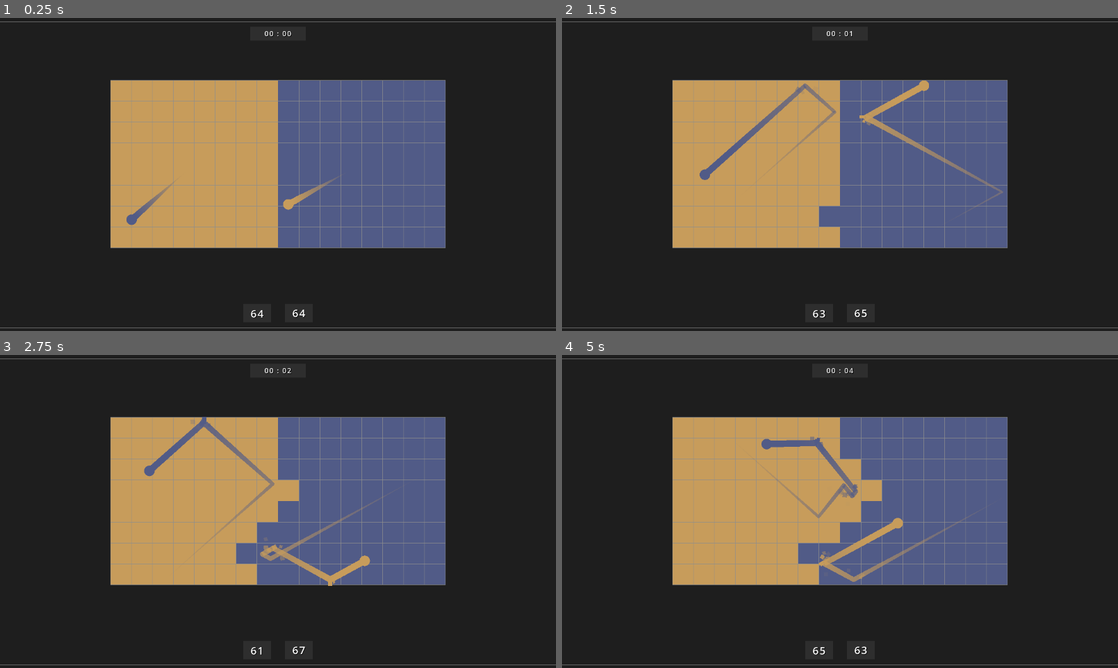
Above: before the commit, frames 1-4 (two rows, left to right).
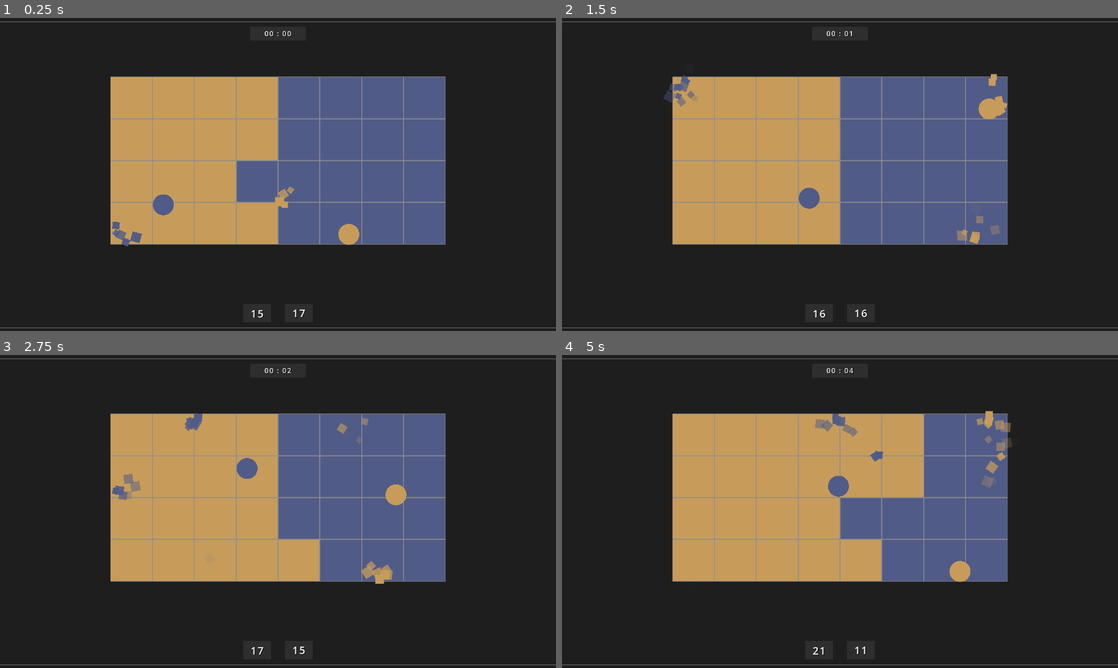
Above: after the commit, the same moments.

Repository: LiteFeather1/night-day-pong
Game: Godot game, scene res://scenes/main.tscn
Same seed, same stepped clock (60 frames per second), same inputs: the game is played once before the commit and once after it.
Inputs:
- Up to frame 1 (0.25 s): no input
- Up to frame 2 (1.5 s): no input
- Up to frame 3 (2.75 s): no input
- Up to frame 4 (5 s): no input

The runs differ from the first frame. In frame 1, 5.8% of the frame differs, in the area x 19-81%, y 18-96%; in frame 2, 6.3%; in frame 3, 7.6%; in frame 4, 10%, in the area x 19-81%, y 17-96%.

Commit message:
custom drawing balls

Diff:
--- a/scenes/ball.gd
+++ b/scenes/ball.gd
@@ -2,11 +2,11 @@
 extends CharacterBody2D
 
 
-signal on_hit(hit_point: Vector2, normal: Vector2, colour: Color)
+signal on_hit(hit_point: Vector2, normal: Vector2, id: int)
 
-@export var sprite_2d: Sprite2D
 @export var trail: Trail
 
+var id: int = -1
 
 func _process(delta: float) -> void:
 	var collision_info = move_and_collide(velocity * delta)
@@ -17,7 +17,7 @@
 	var normal = collision_info.get_normal()
 	velocity = velocity.bounce(normal)
 
-	on_hit.emit(collision_info.get_position(), normal, sprite_2d.modulate)
+	on_hit.emit(collision_info.get_position(), normal, id)
 
 	var block = collision_info.get_collider() as Block
 	if block:
@@ -30,14 +30,13 @@
 	trail.width *= scal
 
 
-func set_id(id: int, c: Color) -> void:
-	var layer: int = id + 1
+func set_id(i: int) -> void:
+	id = i
+	var layer = i + 1
 	set_collision_layer_value(layer, true)
 
 	set_collision_mask_value(layer, true)
-	set_collision_mask_value(4 - id, true)
-
-	sprite_2d.modulate = c
+	set_collision_mask_value(4 - i, true)
 
 
 func launch(force: Vector2) -> void:
--- a/scenes/ball.tscn
+++ b/scenes/ball.tscn
@@ -1,27 +1,22 @@
-[gd_scene load_steps=5 format=3 uid="uid://cocaj0cr7d1f6"]
+[gd_scene load_steps=4 format=3 uid="uid://cocaj0cr7d1f6"]
 
 [ext_resource type="Script" path="res://scenes/ball.gd" id="1_6qdd2"]
-[ext_resource type="Texture2D" uid="uid://xaq5kutl6vb3" path="res://Sprites/Ellipse_128.png" id="2_o7l0l"]
 [ext_resource type="PackedScene" uid="uid://dhkyrwsb80sel" path="res://scenes/trail.tscn" id="3_mfpsi"]
 
 [sub_resource type="CircleShape2D" id="CircleShape2D_onjxi"]
 radius = 64.0
 
-[node name="Ball" type="CharacterBody2D" node_paths=PackedStringArray("sprite_2d", "trail")]
+[node name="Ball" type="CharacterBody2D" node_paths=PackedStringArray("trail")]
 collision_layer = 0
 collision_mask = 0
 motion_mode = 1
 platform_on_leave = 2
 platform_floor_layers = 4294901760
 script = ExtResource("1_6qdd2")
-sprite_2d = NodePath("Sprite2D")
 trail = NodePath("Trail")
 
 [node name="CollisionShape2D" type="CollisionShape2D" parent="."]
 shape = SubResource("CircleShape2D_onjxi")
 
-[node name="Sprite2D" type="Sprite2D" parent="."]
-z_index = 100
-texture = ExtResource("2_o7l0l")
-
 [node name="Trail" parent="." instance=ExtResource("3_mfpsi")]
+visible = false
--- a/scenes/block.tscn
+++ b/scenes/block.tscn
@@ -7,6 +7,7 @@
 size = Vector2(128, 128)
 
 [node name="Block" type="StaticBody2D" node_paths=PackedStringArray("sprite_line", "sprite_block")]
+z_index = -100
 collision_layer = 0
 collision_mask = 0
 script = ExtResource("1_eioas")
--- a/scenes/main.gd
+++ b/scenes/main.gd
@@ -27,6 +27,7 @@
 @export var ball_start_force: float = 2048
 @export var ball_scale: float = .5
 var parents_ball: Array[Node]
+var balls: Array[Array] = [[], []]
 
 @export var show_hit_particle: bool = true
 const BALL_HIT_PARTICLE = preload("res://scenes/ball_hit_particle.tscn")
@@ -41,7 +42,7 @@
 const BLOCK_SCENE: PackedScene = preload("res://scenes/block.tscn")
 var all_blocks: Array[Array] = [[], []]
 @export var block_scale: float = 1.0
-@export var scale_position: bool = false
+@export var scale_position: bool = true
 const BLOCK_SIZE: int = 128
 const HALF_BLOCK_SIZE: int = 64
 
@@ -86,7 +87,6 @@
 		g.set_color(1, colours[i])
 		trail_gradients.append(g)
 
-		main_ui.set_score(i, collums * rows)
 
 		var parent_block = Node.new()
 		parent_block.set_name("block_parent_%d" % i)
@@ -109,8 +109,10 @@
 
 				parent_block.add_child.call_deferred(block)
 
+		main_ui.set_score(i, all_blocks[i].size())
+
 	# set balls
-	var ball_padding = BLOCK_SIZE * ball_scale * 2.0
+	var ball_padding = BLOCK_SIZE * scale_pos
 	var nearest_sqrt = pow(ceil(sqrt(ball_amount)), 2.0)
 	# TODO: in the future it would be nice to have a grid that is not just squared,
 	# One that respects the size of the ball area (collums & rows)
@@ -159,9 +161,19 @@
 		segment.b = points[(i + 1) % 4]
 
 
+func _draw() -> void:
+	var radius = BLOCK_SIZE * ball_scale * .5
+	for i in 2:
+		var colour = colours[i]
+		var size = balls[i].size()
+		for j in size:
+			draw_circle(balls[i][j].position, radius, colour)
+
+
 func _process(delta: float) -> void:
 	elapsed_time += delta
 	main_ui.set_time(elapsed_time)
+	queue_redraw()
 
 
 func _input(event: InputEvent) -> void:
@@ -175,25 +187,26 @@
 func spawn_ball(num: int, index: int, pos: Vector2) -> void:
 	var ball: Ball = BALL_SCENE.instantiate()
 	ball.set_name("ball_%d" % num)
-	ball.set_id(index, colours[index])
+	ball.set_id(index)
 	ball.trail.set_gradient(trail_gradients[index])
 	ball.trail.set_state(show_ball_trail)
-	ball.set_pos_scale(pos, ball_scale)
+	ball.set_pos_scale(pos, ball_scale - (ball_scale * 0.05))
 	ball.on_hit.connect(on_ball_hit)
 	var theta = randf() * TAU
 	var random_inside_unit_circle = Vector2(cos(theta), sin(theta)) * sqrt(randf())
 	ball.launch(random_inside_unit_circle.normalized() * ball_start_force)
+	balls[index].append(ball)
 	parents_ball[index].add_child.call_deferred(ball)
 
 
-func on_ball_hit(hit_point: Vector2, normal: Vector2, colour: Color) -> void:
+func on_ball_hit(hit_point: Vector2, normal: Vector2, id: int) -> void:
 	if !show_hit_particle:
 		return
 
 	if ball_hit_particles.size() == 0:
 		spawn_ball_hit_particle()
 
-	ball_hit_particles.pop_front().play(hit_point, normal, colour)
+	ball_hit_particles.pop_front().play(hit_point, normal, colours[id])
 
 
 func spawn_ball_hit_particle() -> void:
--- a/scenes/main.tscn
+++ b/scenes/main.tscn
@@ -15,8 +15,11 @@
 [node name="Main" type="Node2D" node_paths=PackedStringArray("camera_2d", "main_ui", "edge_colliders")]
 script = ExtResource("1_w6ri1")
 camera_2d = NodePath("Camera2D")
+camera_offset_y = 32.0
 main_ui = NodePath("MainUI")
 edge_colliders = [NodePath("edge_collider/collision_shape_top"), NodePath("edge_collider/collision_shape_right"), NodePath("edge_collider/collision_shape_bot"), NodePath("edge_collider/collision_shape_left")]
+collums = 4
+rows = 4
 colours = Array[Color]([Color(0.317647, 0.356863, 0.529412, 1), Color(0.780392, 0.611765, 0.356863, 1)])
 gradient_ball_trail = ExtResource("2_pmfab")
 
